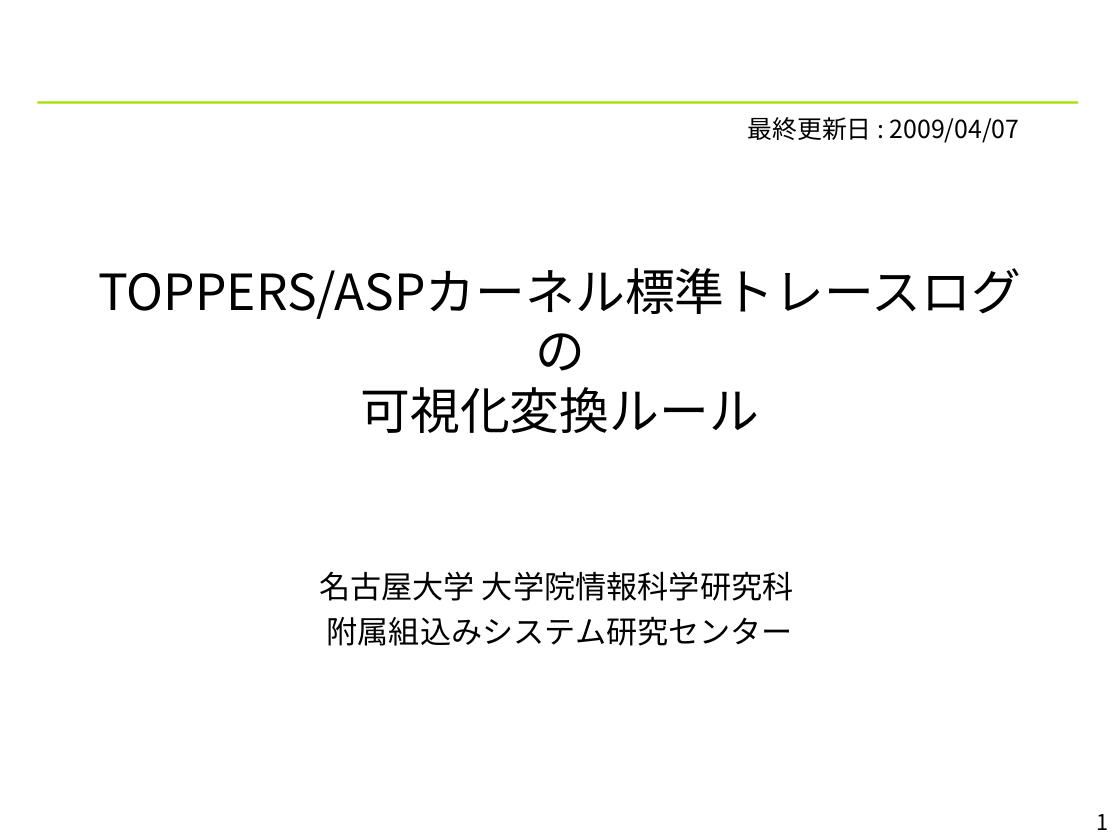
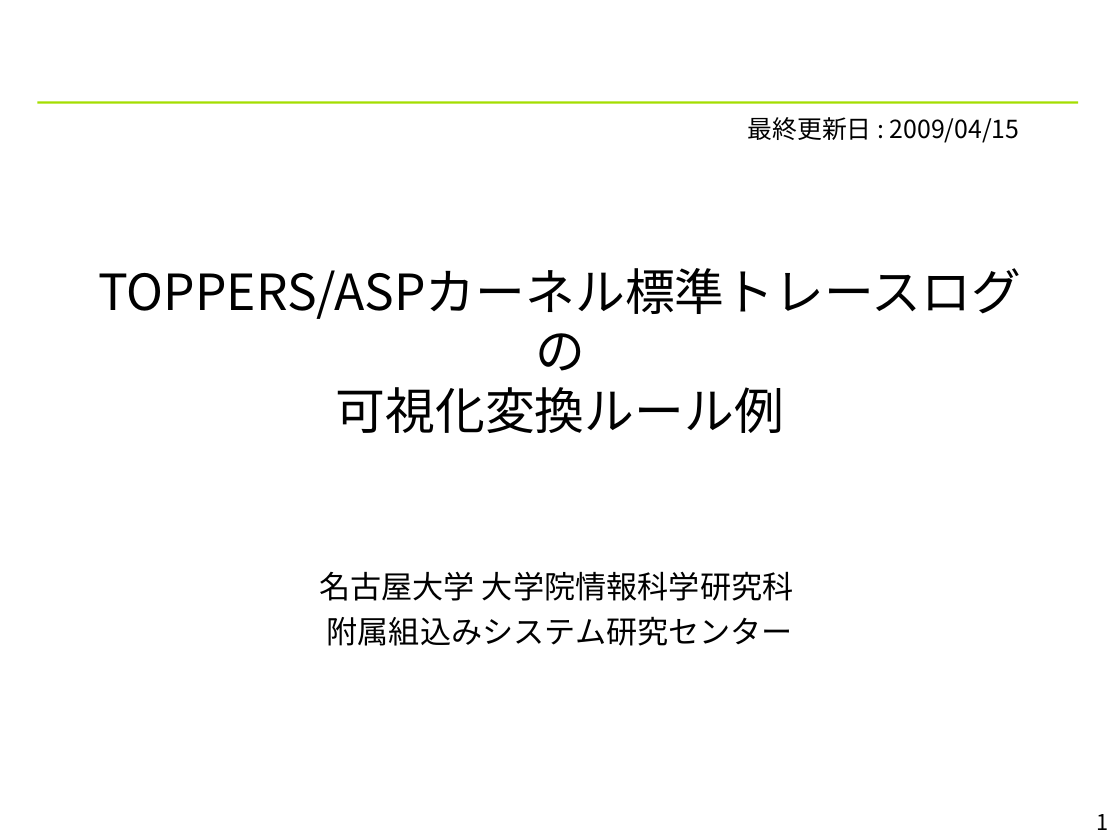
Before and after one commit to YixiaoLi/tlv4mc, a slide deck: slide 1 of doc/TLV_visualize_rules.ppt. Drawn at 1120x840 pixels with LibreOffice and Linux fonts; fonts in the diff are those of the drawing; background and template pictures are left out. Boxes give left, top, right and bottom in pixels: in the first picture for what was removed or moved away, otherwise in the second. Text is boxed around its words. In the diff, an @@ line names an element or a change of style, - is before the commit and + after.

```diff
--- a/doc/TLV_visualize_rules.ppt
+++ b/doc/TLV_visualize_rules.ppt
@@ text at box(748, 117, 1020, 143): text changed @@
-最終更新日 : 2009/04/07
+最終更新日 : 2009/04/15
@@ title at box(99, 268, 1021, 433): text changed @@
-TOPPERS/ASPカーネル標準トレースログの
-可視化変換ルール
+TOPPERS/ASPカーネル標準トレースログの
+可視化変換ルール例
```
Also in this commit, not shown: 2 other slides changed, 1 slide added, 2 other files.
